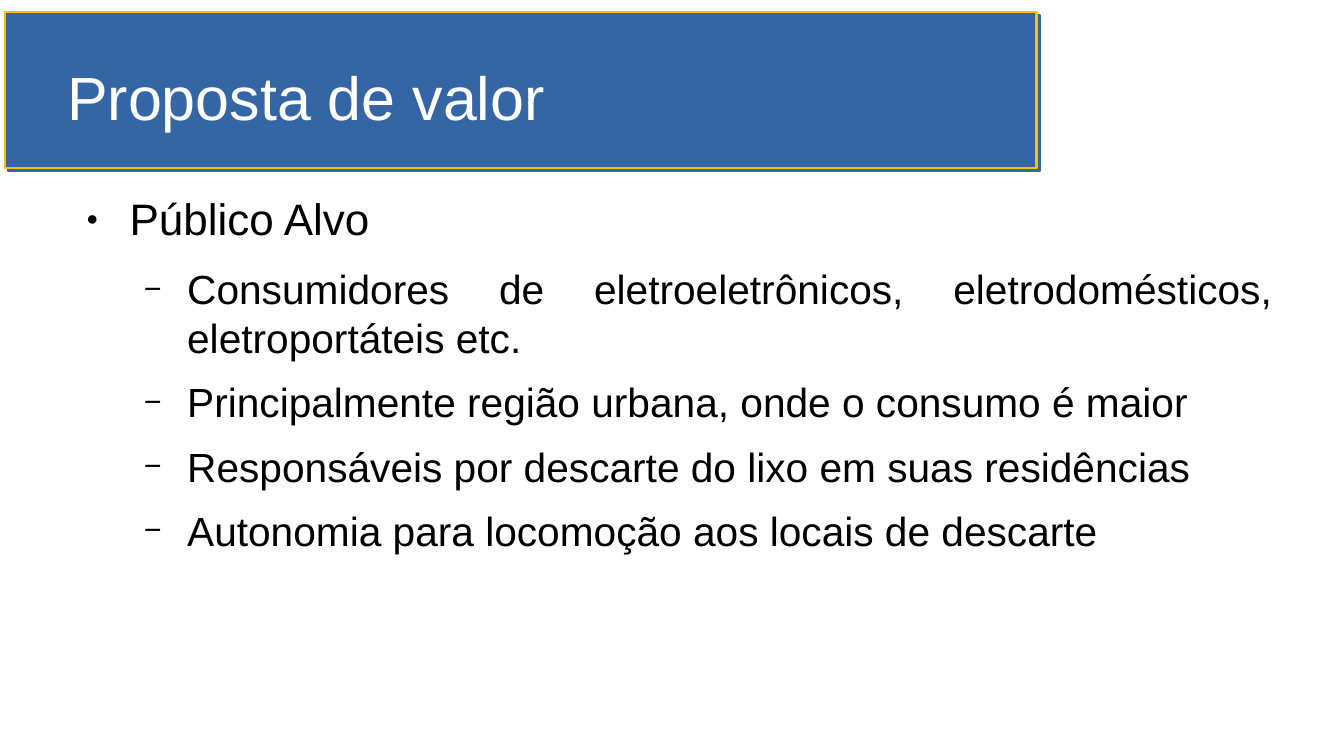
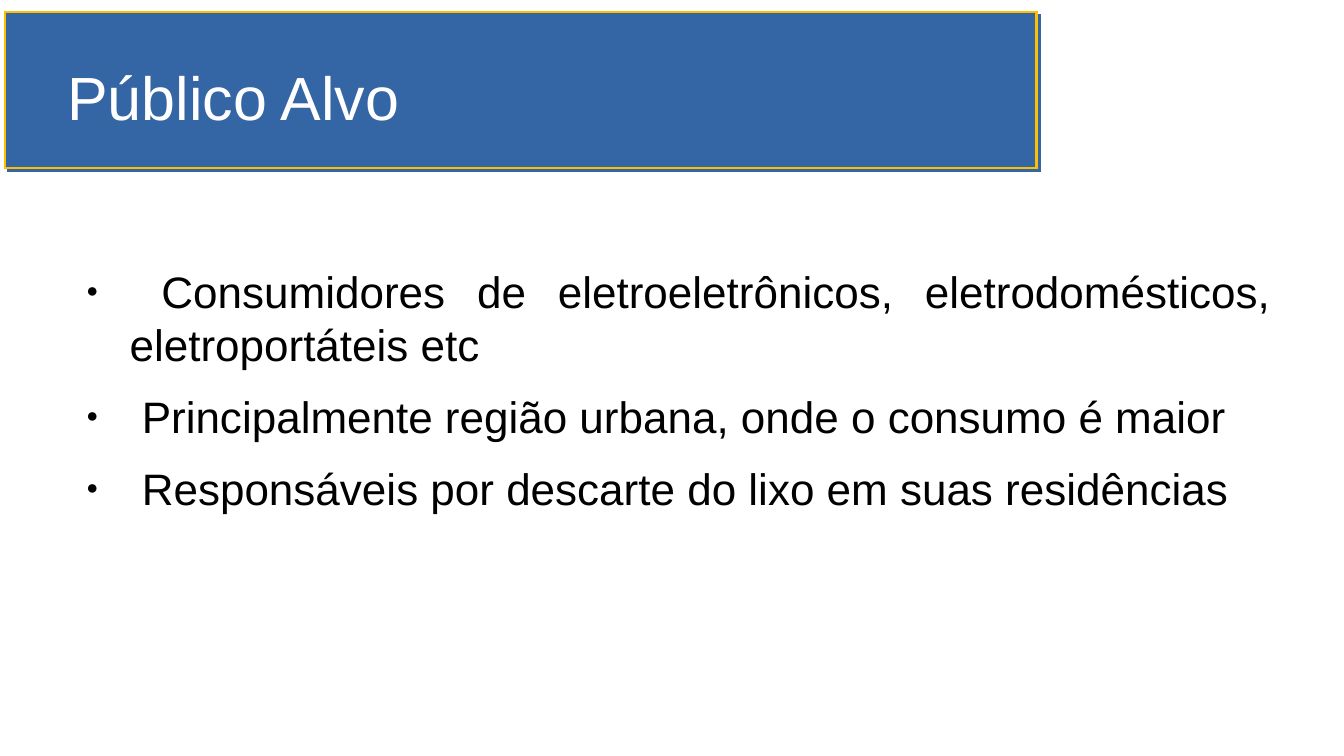
Before and after one commit to MBA-Impacta/mvp-coleta-consciente-descricao, a slide deck: slide 6 of SlidesMVP.odp. Drawn at 1344x756 pixels with LibreOffice and Linux fonts; fonts in the diff are those of the drawing. Boxes give left, top, right and bottom in pixels: in the first picture for what was removed or moved away, otherwise in the second. Text is boxed around its words. In the diff, an @@ line names an element or a change of style, - is before the commit and + after.

```diff
--- a/SlidesMVP.odp
+++ b/SlidesMVP.odp
@@ rectangle removed at box(5, 12, 1037, 168) @@
@@ freeform shape added at box(5, 12, 1037, 168), fill #3465A4, outline #FFBF00 1.42 pt @@
@@ title at box(67, 75, 399, 121): text changed @@
-Proposta de valor
+Público Alvo
@@ text at box(130, 275, 1270, 369): text changed; size 24 to 26 pt @@
-● Público Alvo
-  − Consumidores de eletroeletrônicos, eletrodomésticos, eletroportáteis etc.
+● Consumidores de eletroeletrônicos, eletrodomésticos, eletroportáteis etc
@@ text at box(142, 400, 1228, 514): size 24 to 26 pt in "Principalmente região urbana, onde o consumo é ...", "Responsáveis por descarte do lixo em suas ..."; bullet − to ●; list level 2 to 1 in "Principalmente região urbana, onde o ..."; list level 2 to 1 in "Responsáveis por descarte do lixo ..." @@
@@ text at box(187, 516, 1097, 554): paragraph removed @@
-  − Autonomia para locomoção aos locais de descarte
```
Also in this commit, not shown: 8 other slides changed, 3 slides added, 7 slides removed.
